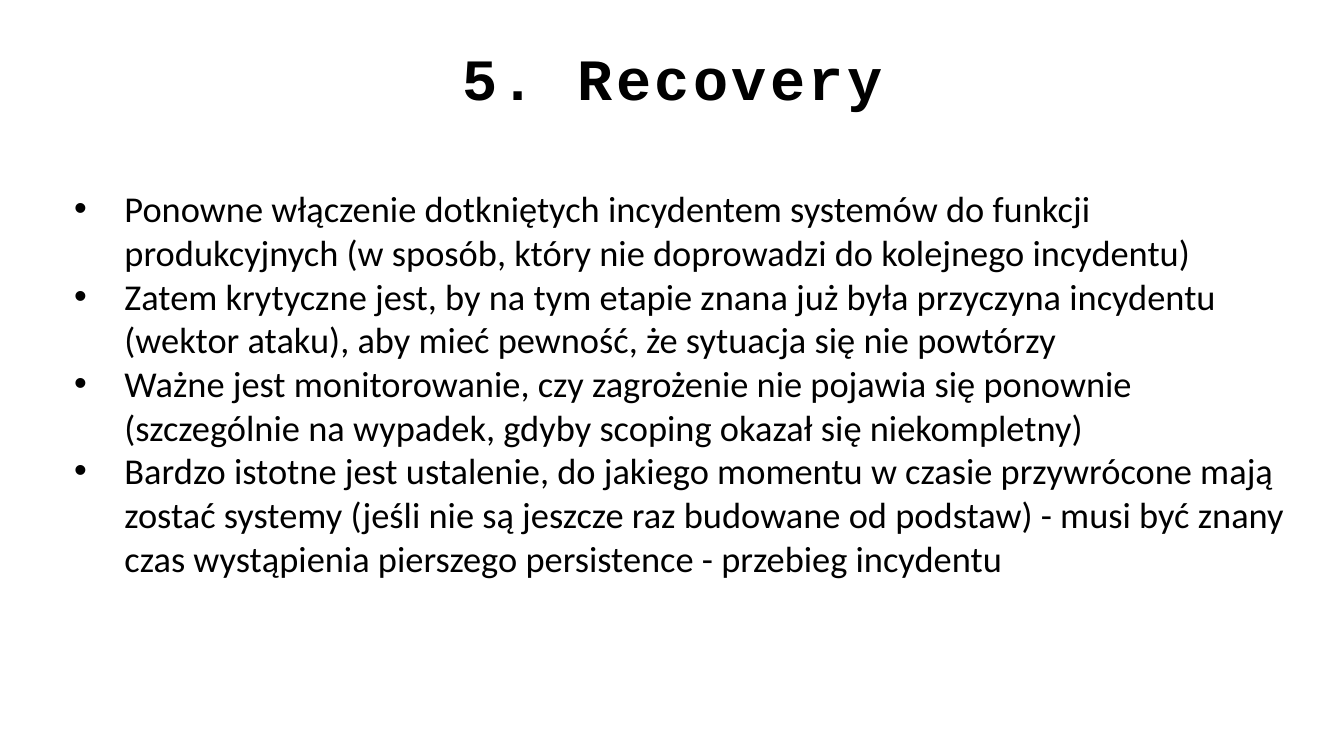
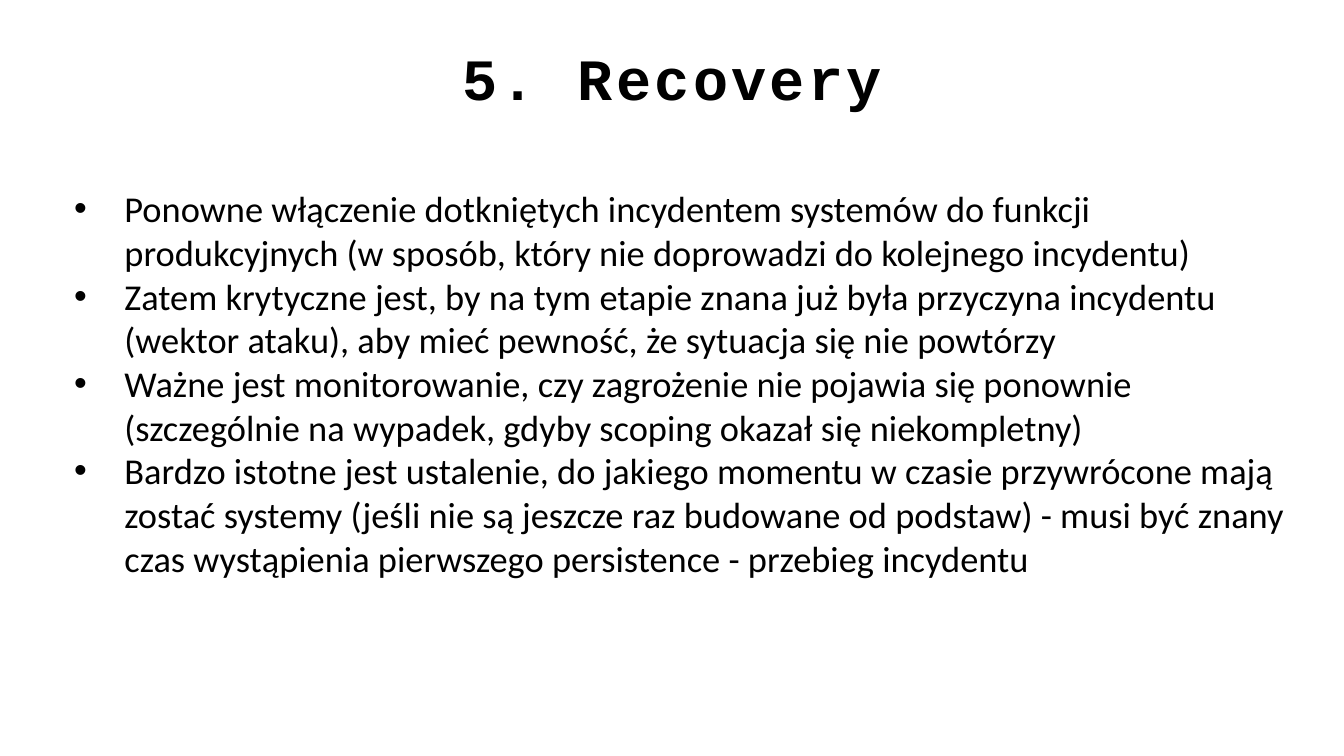
Before and after one commit to ewilded/DFIR, a slide deck: slide 26 of 6_Reagowanie_na_incydenty.pptx. Drawn at 1344x756 pixels with LibreOffice and Linux fonts; fonts in the diff are those of the drawing. Boxes give left, top, right and bottom in pixels: in the first picture for what was removed or moved away, otherwise in the second. Text is boxed around its words. In the diff, an @@ line names an element or a change of style, - is before the commit and + after.

```diff
--- a/6_Reagowanie_na_incydenty.pptx
+++ b/6_Reagowanie_na_incydenty.pptx
@@ text at (124, 458, 1284, 579): text changed @@
-• Bardzo istotne jest ustalenie, do jakiego momentu w czasie przywrócone mają zostać systemy (jeśli nie są jeszcze raz budowane od podstaw) - musi być znany czas wystąpienia pierszego persistence - przebieg incydentu
+• Bardzo istotne jest ustalenie, do jakiego momentu w czasie przywrócone mają zostać systemy (jeśli nie są jeszcze raz budowane od podstaw) - musi być znany czas wystąpienia pierwszego persistence - przebieg incydentu
```
